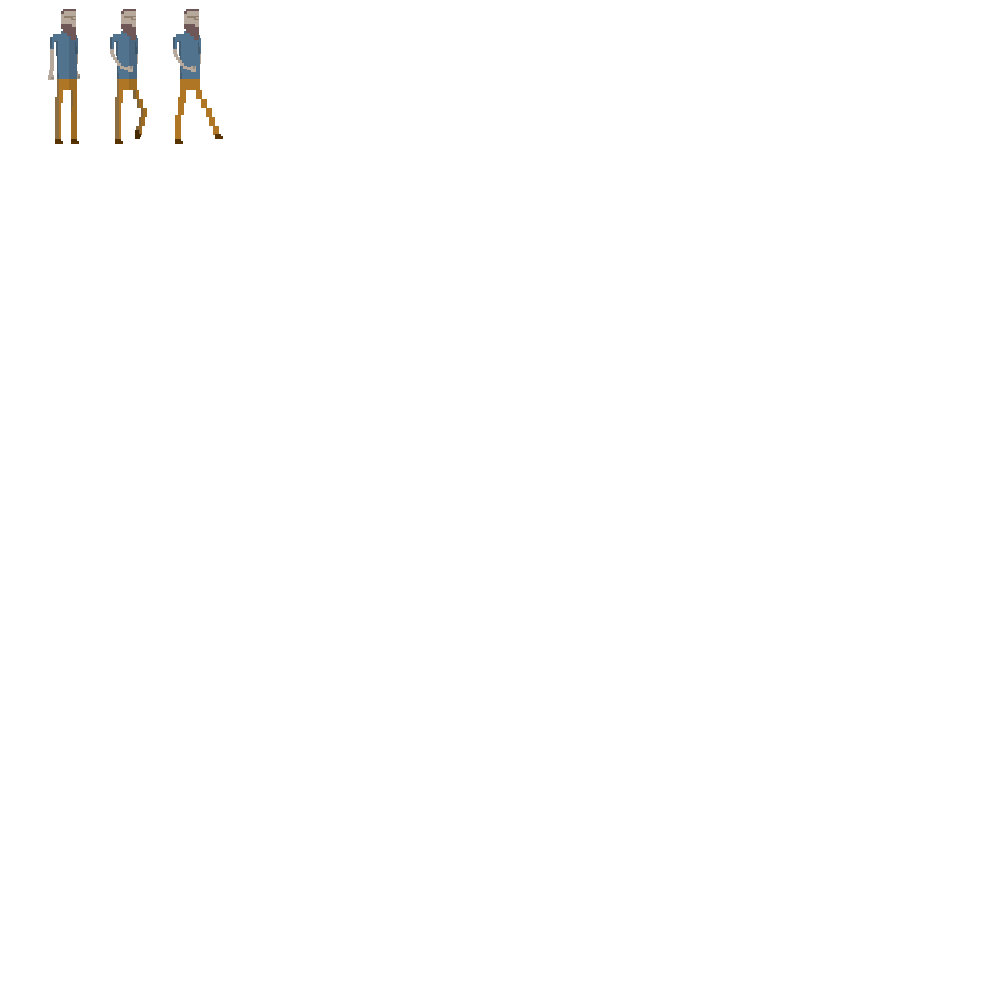
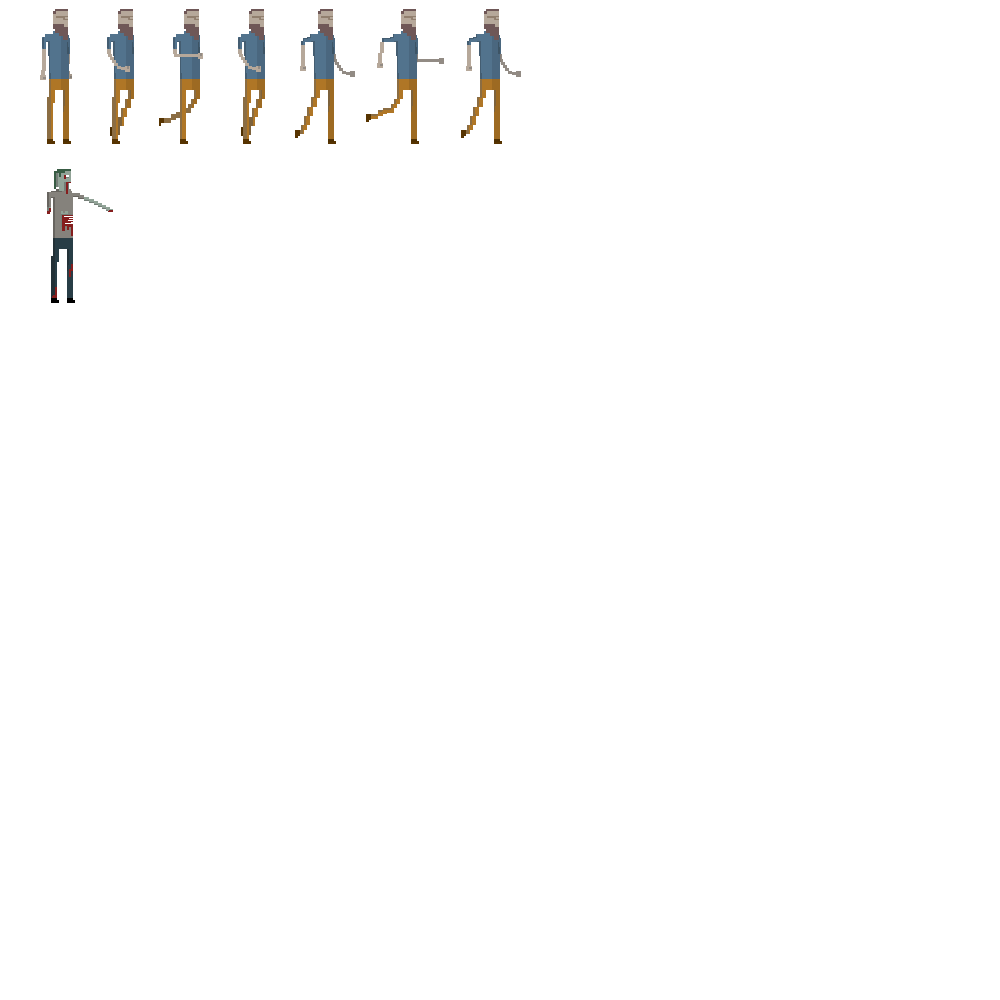
Two versions of the same layered image (1000px x 1000px). Layer-by-layer changes:
added group "Zombie 1" with 22 layers above "Character Running-right 6" over bbox(47, 169, 113, 303)
added group "Body" with 10 layers in group "Zombie 1" over bbox(47, 189, 113, 239)
added group "Character Running-right 6" with 21 layers above "Character Running-right 5" over bbox(461, 9, 521, 144)
added group "Legs copy 9" with 3 layers in group "Character Running-right 6" over bbox(461, 79, 502, 144)
added layer "Layer 23 copy 2" in group "Legs copy 9" over bbox(464, 79, 500, 142)
added group "Torso copy 6" with 8 layers in group "Character Running-right 6" over bbox(466, 28, 521, 80)
added group "Character Running-right 5" with 22 layers above "Character Running-right 4" over bbox(366, 9, 444, 144)
added group "Legs copy 8" with 3 layers in group "Character Running-right 5" over bbox(366, 79, 419, 144)
added layer "Layer 23 copy" in group "Legs copy 8" over bbox(369, 79, 417, 142)
added group "Torso copy 5" with 9 layers in group "Character Running-right 5" over bbox(377, 28, 444, 80)
added group "Character Running-right 4" with 21 layers above "Character Running-right 3" over bbox(295, 9, 355, 144)
added group "Legs copy 7" with 3 layers in group "Character Running-right 4" over bbox(295, 79, 336, 144)
added layer "Layer 23" in group "Legs copy 7" over bbox(298, 79, 334, 142)
added group "Torso copy 4" with 8 layers in group "Character Running-right 4" over bbox(300, 28, 355, 80)
added group "Character Running-right 3" with 20 layers above "Character Running-right 2" over bbox(238, 9, 265, 144)
showed "Pants Shadow copy 2", moved it into group "Legs copy 6", painted on it over bbox(178, 79, 262, 139)
painted on "Legs copy 2" over bbox(162, 90, 219, 142)
painted on "Body Shadow copy" over bbox(126, 34, 147, 139)
…and 102 more changes (72 added, 22 moved_by, 8 painted, 1 visibility)
